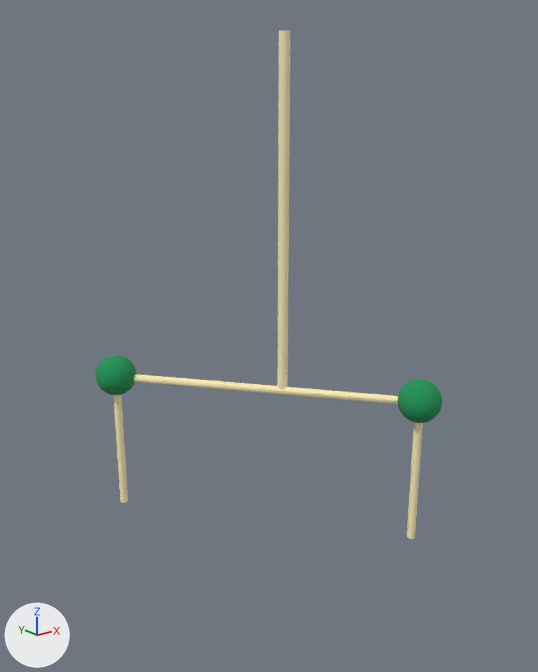
Two versions of the OBJ model proyectoFinal/proyectoFinal/Models/jugueteMedusas/jugueteAnclaje.obj, one commit apart.
Before and after are seen from a camera (50 mm lens) standing at (-2.64, -3.25, -0.08) and looking at (-0.06, -0.02, -1.37). The axes (+X, +Y, +Z) are drawn at lower left. The lights are the same throughout. Where no turn or scale is listed for an object, it has been applied to the vertices.

Names of what the first picture shows: 'jugueteAnclaje'.
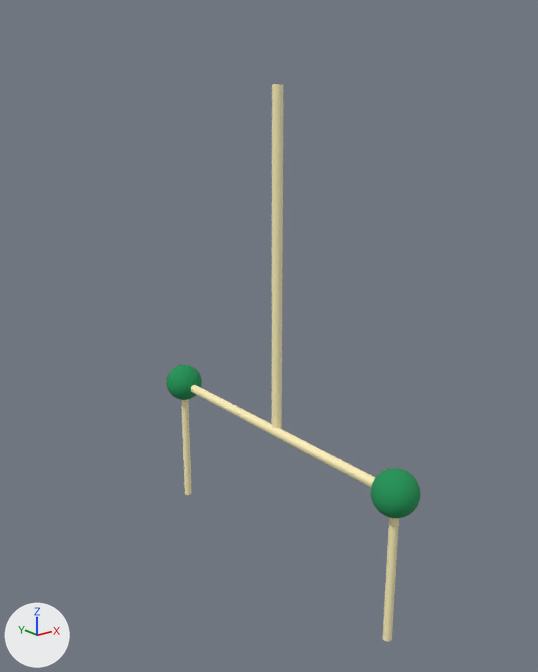
Boxes (x1, y1, x2, y2) around the edits, measured in the pictures (538 x 672 px; the box of a moved part takes in the faces that stretch with it):
'jugueteAnclaje', reshaped (26% narrower, 10% taller)
    before: (96, 30, 442, 539)
    after: (166, 84, 421, 642)
part 1 of me_jugueteanclaje, moved or reshaped
    before: (277, 30, 290, 392)
    after: (272, 84, 283, 429)
part 2 of me_jugueteanclaje, moved or reshaped
    before: (134, 374, 398, 405)
    after: (191, 385, 375, 488)
part 3 of me_jugueteanclaje, moved or reshaped
    before: (96, 355, 136, 395)
    after: (166, 365, 202, 400)
part 4 of me_jugueteanclaje, moved or reshaped
    before: (397, 379, 442, 423)
    after: (371, 468, 421, 518)
part 5 of me_jugueteanclaje, moved or reshaped
    before: (407, 422, 423, 539)
    after: (383, 517, 399, 642)
part 6 of me_jugueteanclaje, moved or reshaped
    before: (113, 395, 128, 503)
    after: (181, 399, 192, 495)

Diff of the bpy script that builds the scene:
```diff
--- a/proyectoFinal/proyectoFinal/Models/jugueteMedusas/jugueteAnclaje.obj.py
+++ b/proyectoFinal/proyectoFinal/Models/jugueteMedusas/jugueteAnclaje.obj.py
@@ me_jugueteanclaje @@
 me_jugueteanclaje.from_pydata(...)  # 708 vertices, 1392 faces; spans x -0.76..0.65, y -0.81..0.92, z -2.6..0.28
 # used by ob_jugueteanclaje; location = (0.0, 0.0, 0.0)
+# me_jugueteanclaje part 1: the loose piece of 44 vertices spanning x 0.01..0.07, y -0.06..0.0, z -1.72..0.28 is turned -38.6 degrees about the z axis through its middle, then moved by (-0.03, 0.02, -0.26)
+# me_jugueteanclaje part 2: the loose piece of 44 vertices spanning x -0.59..0.5, y -0.6..0.74, z -1.75..-1.7 is turned -38.6 degrees about the z axis through its middle and scaled by 1.19, then moved by (0.05, -0.08, -0.26)
+# me_jugueteanclaje part 3: the loose piece of 266 vertices spanning x -0.76..-0.51, y 0.67..0.92, z -1.84..-1.59 is turned -38.6 degrees about the z axis through its middle, then moved by (0.64, 0.22, -0.26)
+# me_jugueteanclaje part 4: the loose piece of 266 vertices spanning x 0.4..0.65, y -0.81..-0.55, z -1.84..-1.59 is turned -38.6 degrees about the z axis through its middle, then moved by (-0.54, -0.32, -0.26)
+# me_jugueteanclaje part 5: the loose piece of 44 vertices spanning x 0.5..0.55, y -0.7..-0.65, z -2.6..-1.7 is turned -38.6 degrees about the z axis through its middle, then moved by (-0.54, -0.32, -0.26)
+# me_jugueteanclaje part 6: the loose piece of 44 vertices spanning x -0.66..-0.61, y 0.77..0.82, z -2.6..-1.7 is turned -38.6 degrees about the z axis through its middle, then moved by (0.64, 0.22, -0.26)
 me_jugueteanclaje.materials.append(mat_pasted__pasted__lambert3sg3)
```
